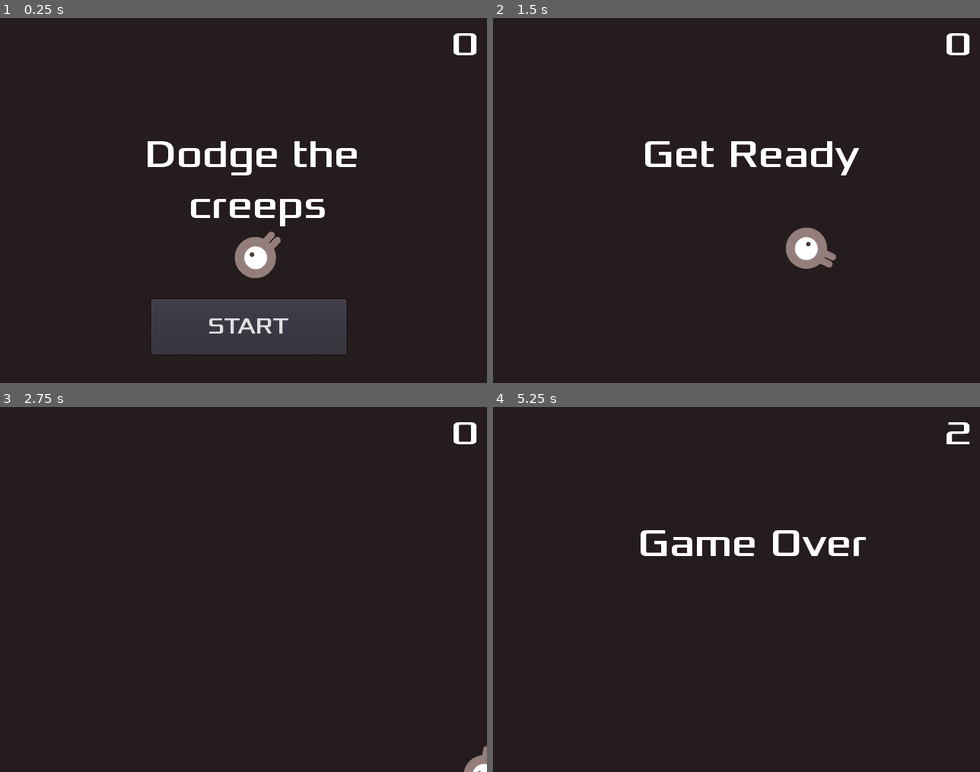
Above: before the commit, frames 1-4 (two rows, left to right).
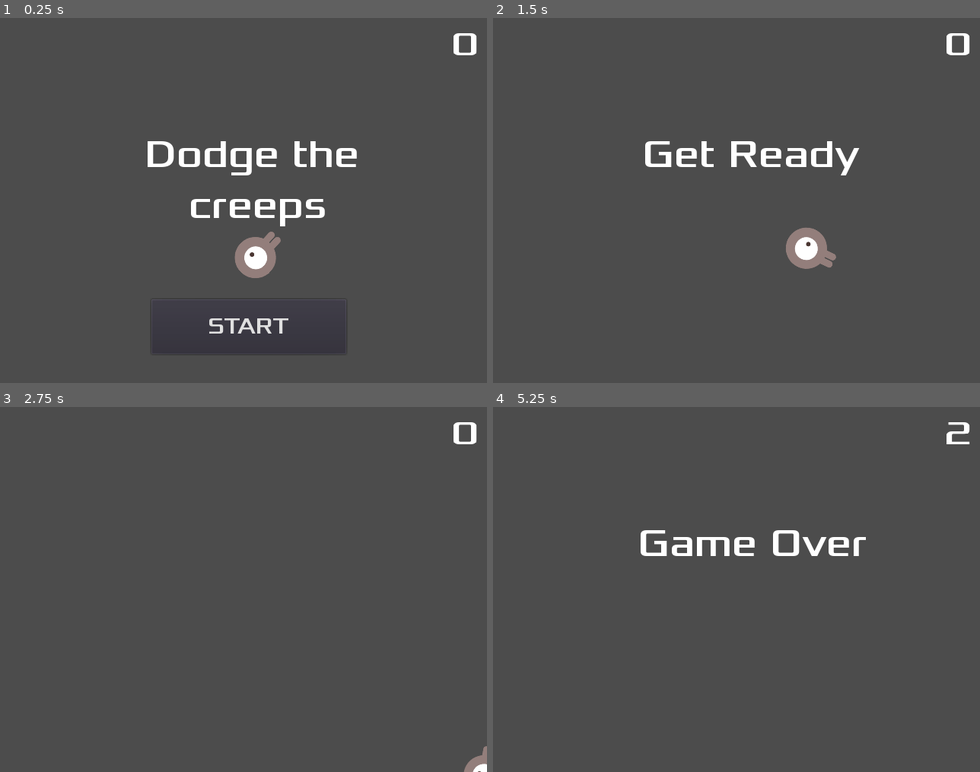
Above: after the commit, the same moments.

Repository: dpensi/Dodger
Game: Godot game, scene res://scenes/Main.tscn
Same seed, same stepped clock (60 frames per second), same inputs: the game is played once before the commit and once after it.
Inputs (mouse positions are in pixels of both pictures, inside the frame that each line leads up to):
- Up to frame 1 (0.25 s): no input
- Up to frame 2 (1.5 s): click "START" at 0.5 s; tap Enter at 1.25 s; move the mouse to (843, 182) at 1.27 s; hold D (ui_right) from 1.28 s (still down)
- Up to frame 3 (2.75 s): move the mouse to (146, 607) at 2.02 s; release D (ui_right) at 2.03 s; hold Down (ui_down) from 2.03 s (still down)
- Up to frame 4 (5.25 s): move the mouse to (785, 509) at 2.77 s; release Down (ui_down) at 2.78 s; hold D (ui_right) 2.78-3.53 s; tap Space at 3.5 s; move the mouse to (712, 662) at 3.52 s; hold W (ui_up) 3.53-4.28 s; move the mouse to (882, 644) at 4.27 s; hold Left (ui_left) from 4.28 s (still down); move the mouse to (590, 534) at 5.02 s

The runs differ from the first frame. In frame 1, 91% of the frame differs, in the area x 0-100%, y 0-100%; in frame 2, 98%; in frame 3, 100%; in frame 4, 99%.

Commit message:
camera follows player

Diff:
--- a/scenes/Main.tscn
+++ b/scenes/Main.tscn
@@ -42,16 +42,6 @@
 
 [node name="HUD" parent="." instance=ExtResource( 4 )]
 
-[node name="ColorRect" type="ColorRect" parent="."]
-margin_left = -37.0
-margin_top = -152.763
-margin_right = 753.0
-margin_bottom = 676.237
-color = Color( 0.14902, 0.117647, 0.117647, 1 )
-__meta__ = {
-"_edit_use_anchors_": false
-}
-
 [node name="Music" type="AudioStreamPlayer" parent="."]
 stream = ExtResource( 5 )
 
--- a/scenes/Player.tscn
+++ b/scenes/Player.tscn
@@ -8,14 +8,14 @@
 
 [sub_resource type="SpriteFrames" id=1]
 animations = [ {
-"frames": [ ExtResource( 2 ), ExtResource( 1 ) ],
-"loop": true,
-"name": "up",
-"speed": 5.0
-}, {
 "frames": [ ExtResource( 4 ), ExtResource( 3 ) ],
 "loop": true,
 "name": "walk",
+"speed": 5.0
+}, {
+"frames": [ ExtResource( 2 ), ExtResource( 1 ) ],
+"loop": true,
+"name": "run",
 "speed": 5.0
 } ]
 
@@ -30,7 +30,7 @@
 [node name="AnimatedSprite" type="AnimatedSprite" parent="."]
 scale = Vector2( 0.5, 0.5 )
 frames = SubResource( 1 )
-animation = "up"
+animation = "run"
 
 [node name="CollisionShape2D" type="CollisionShape2D" parent="."]
 position = Vector2( -0.263519, -0.790558 )
--- a/scripts/Main.gd
+++ b/scripts/Main.gd
@@ -5,6 +5,8 @@
 var score
 
 func _ready():
+	OS.set_window_size(Vector2(640, 480))
+
 	randomize()
 
 func _on_Player_hit():
--- a/scripts/Mob.gd
+++ b/scripts/Mob.gd
@@ -7,6 +7,7 @@
 func _ready():
 	var mob_types = $AnimatedSprite.frames.get_animation_names()
 	$AnimatedSprite.animation = mob_types[randi() % mob_types.size()]
+	$AnimatedSprite.play()
 
 
 #func _process(delta):
--- a/scripts/Player.gd
+++ b/scripts/Player.gd
@@ -12,7 +12,7 @@
 func _process(delta):
 	direction = Vector2()
 	# hide()
-	get_input()
+	get_input() # sets input direction
 	move(delta)
 	animate()
 
